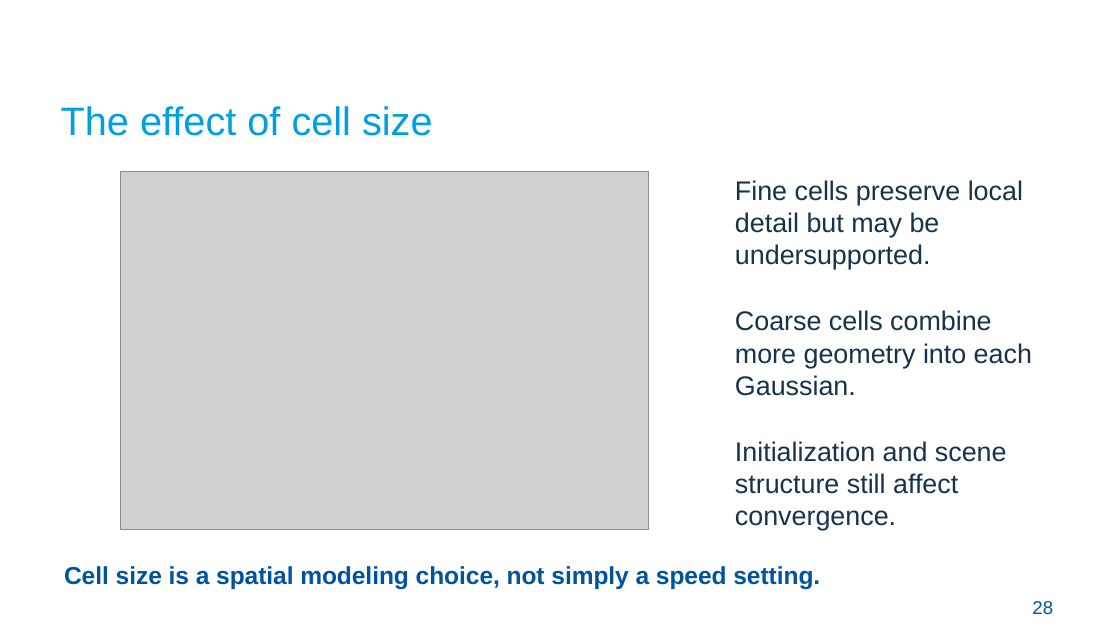
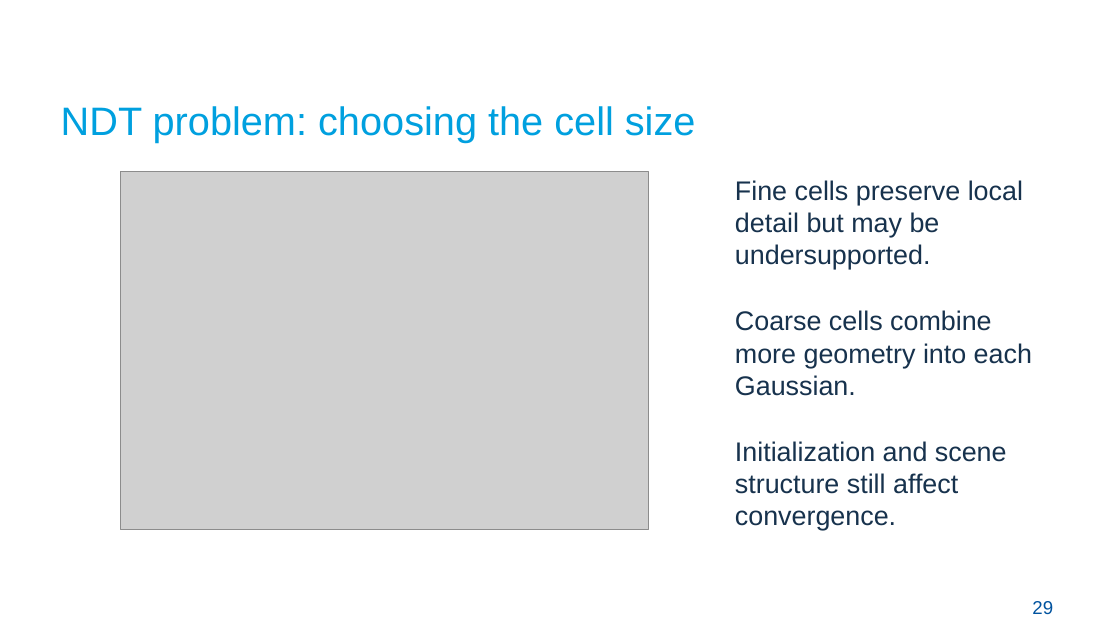
Before and after one commit to Croquembouche/Intro2AV-CourseContent, a slide deck: slide 29 of 2026/Presentations/Lecture 5 Localization for Autonomous Driving.pptx (slide 28 before the commit). Drawn at 1120x630 pixels with LibreOffice and Linux fonts; fonts in the diff are those of the drawing; grey boxes stand for pictures; background and template pictures are left out. Boxes give left, top, right and bottom in pixels: in the first picture for what was removed or moved away, otherwise in the second. Text is boxed around its words. In the diff, an @@ line names an element or a change of style, - is before the commit and + after.

```diff
--- a/2026/Presentations/Lecture 5 Localization for Autonomous Driving.pptx
+++ b/2026/Presentations/Lecture 5 Localization for Autonomous Driving.pptx
@@ text at [61,106,696,143]: text changed @@
-The effect of cell size
+NDT problem: choosing the cell size
@@ text removed at [64,566,820,589] @@
-Cell size is a spatial modeling choice, not simply a speed setting.
@@ text at [1032,601,1053,614]: text changed @@
-28
+29
```
Also in this commit, not shown: 21 other slides changed, 13 slides added, 9 slides removed, 8 other files.
